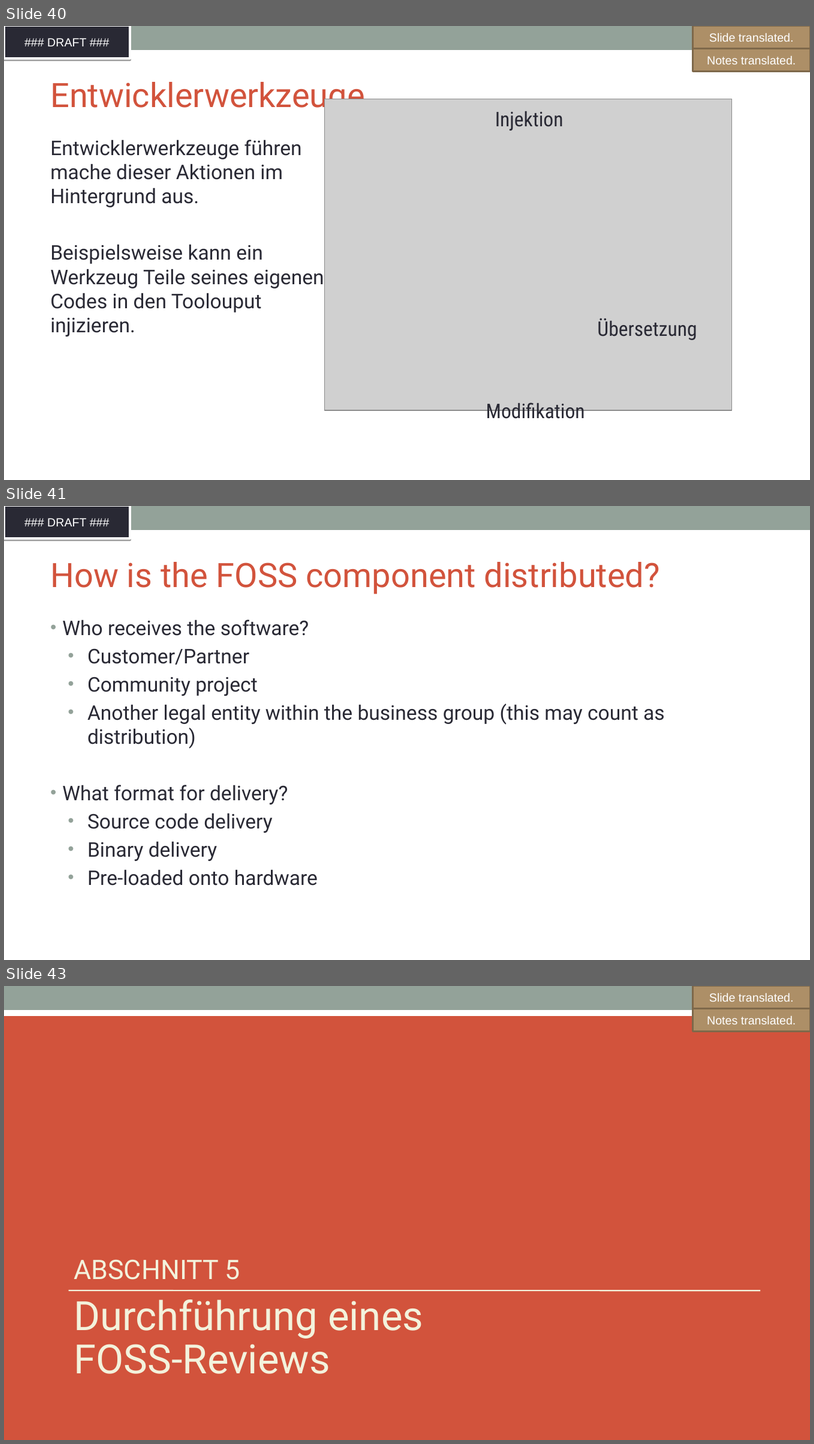
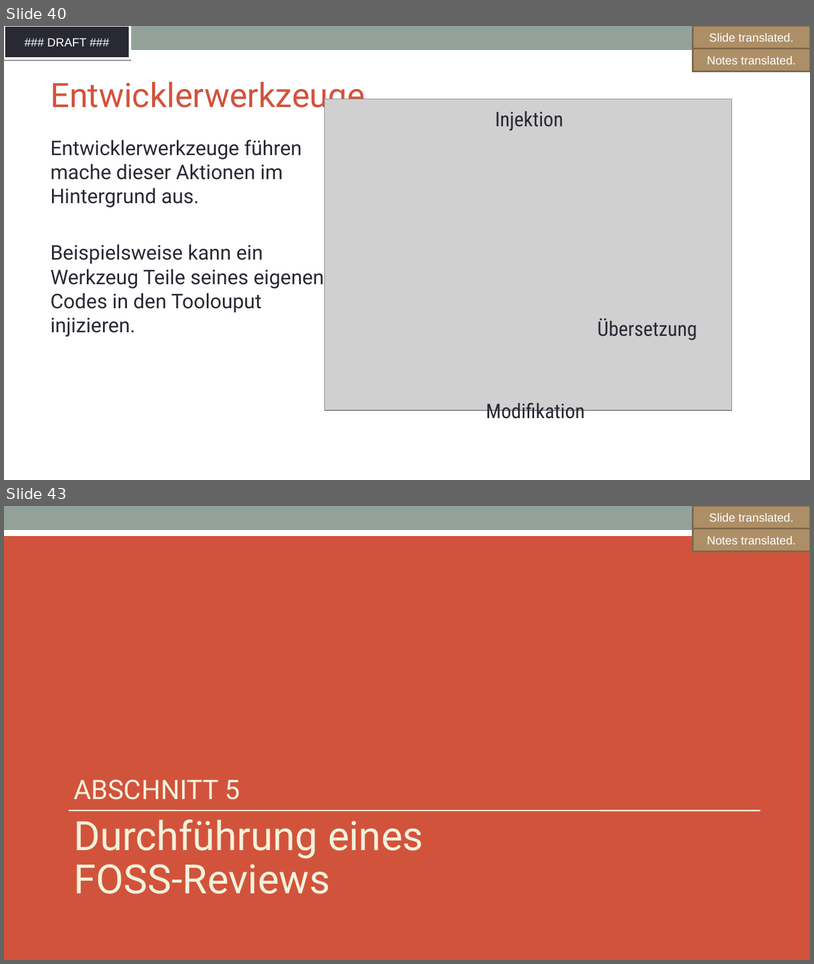
Before and after one commit to SThanheiser/curriculum, a slide deck: translation-DE/slides/DFT_openchain-curriculum-for-1-1_GER.odp. Shown one above the other, each under a label of ours: slides 40, 41 and 43 before the commit, slides 40 and 43 after it; the slides between them are not shown. The pictures are 814x1444 and 814x964 pixels, drawn with LibreOffice and Linux fonts; fonts in the diff are those of the drawing; grey boxes stand for pictures; background and template pictures are left out. Boxes give left, top, right and bottom in pixels: in the first picture for what was removed or moved away, otherwise in the second. Text is boxed around its words. In the diff, an @@ line names an element or a change of style, - is before the commit and + after.

```diff
--- a/translation-DE/slides/DFT_openchain-curriculum-for-1-1_GER.odp
+++ b/translation-DE/slides/DFT_openchain-curriculum-for-1-1_GER.odp
@@ slide 41 removed at box(4, 506, 810, 960), background #FFFFFF; not listed: 2 template elements that a slide beside it also shows @@
@@ title removed at box(50, 562, 660, 594) @@
-How is the FOSS component distributed?
@@ text removed at box(62, 619, 665, 885) @@
-• Who receives the software?
-  • Customer/Partner
-  • Community project
-  • Another legal entity within the business group (this may count as distribution)
-• What format for delivery?
-  • Source code delivery
-  • Binary delivery
-  • Pre-loaded onto hardware
```
Also in this commit, not shown: 13 slides changed, 7 slides added, 6 other slides removed, 1 other file.
